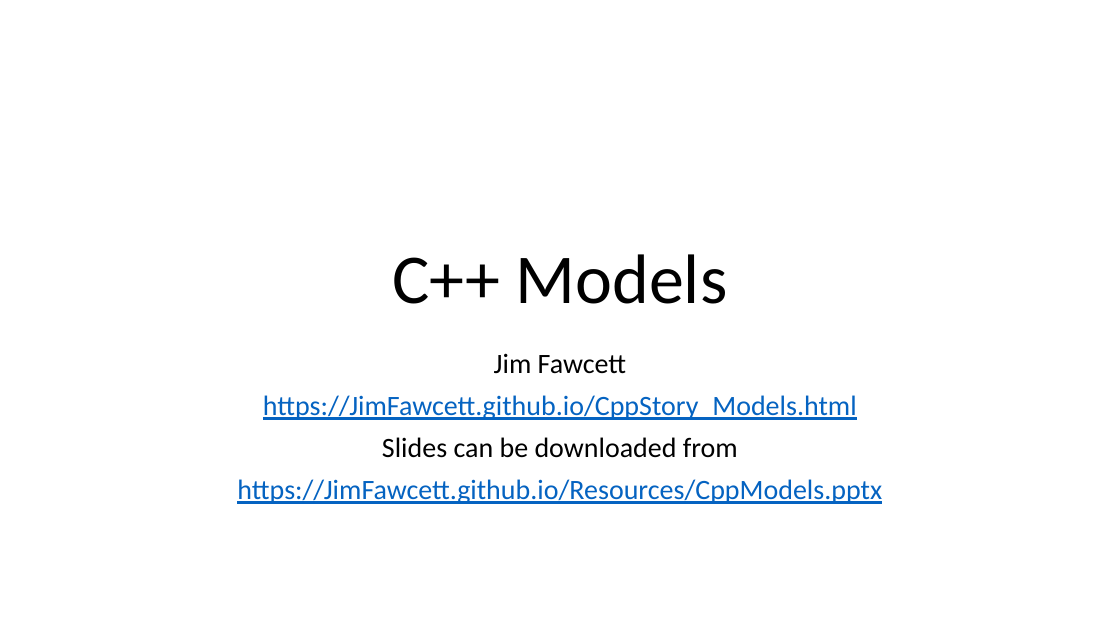
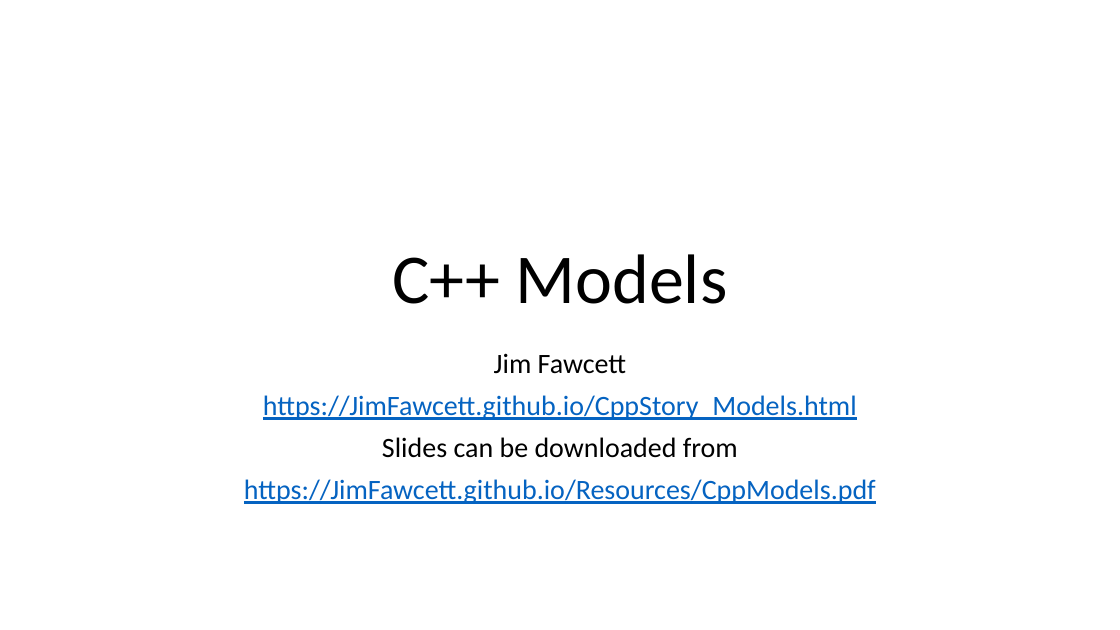
Before and after one commit to JimFawcett/JimFawcett.github.io, a slide deck: slide 1 of Resources/CppModels.pptx. Drawn at 1120x630 pixels with LibreOffice and Linux fonts; fonts in the diff are those of the drawing. Boxes give left, top, right and bottom in pixels: in the first picture for what was removed or moved away, otherwise in the second. Text is boxed around its words. In the diff, an @@ line names an element or a change of style, - is before the commit and + after.

```diff
--- a/Resources/CppModels.pptx
+++ b/Resources/CppModels.pptx
@@ subtitle at box(244, 479, 876, 504): text changed @@
-https://JimFawcett.github.io/Resources/CppModels.pptx
+https://JimFawcett.github.io/Resources/CppModels.pdf
```
Also in this commit, not shown: 3 other files.
